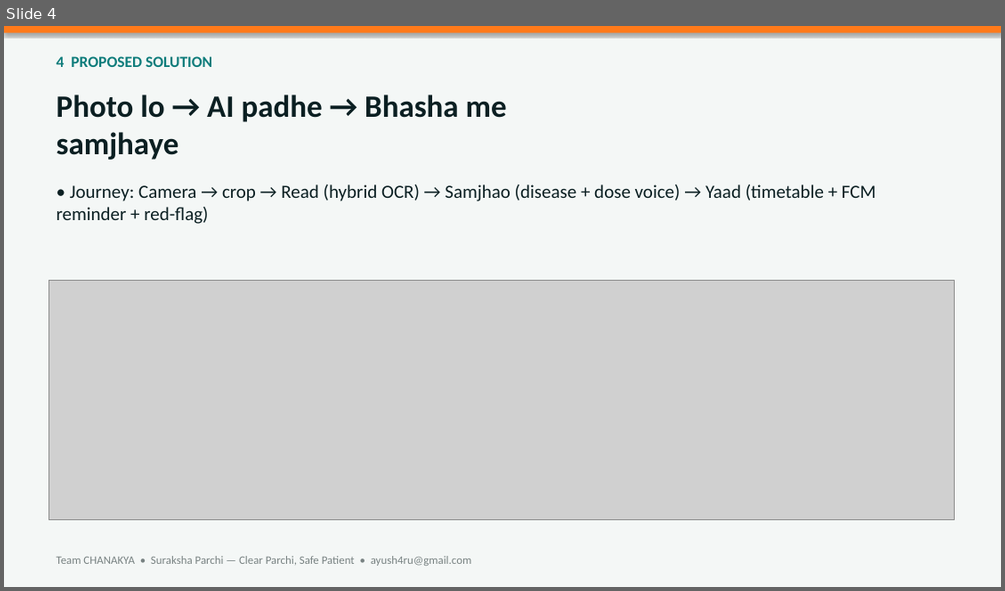
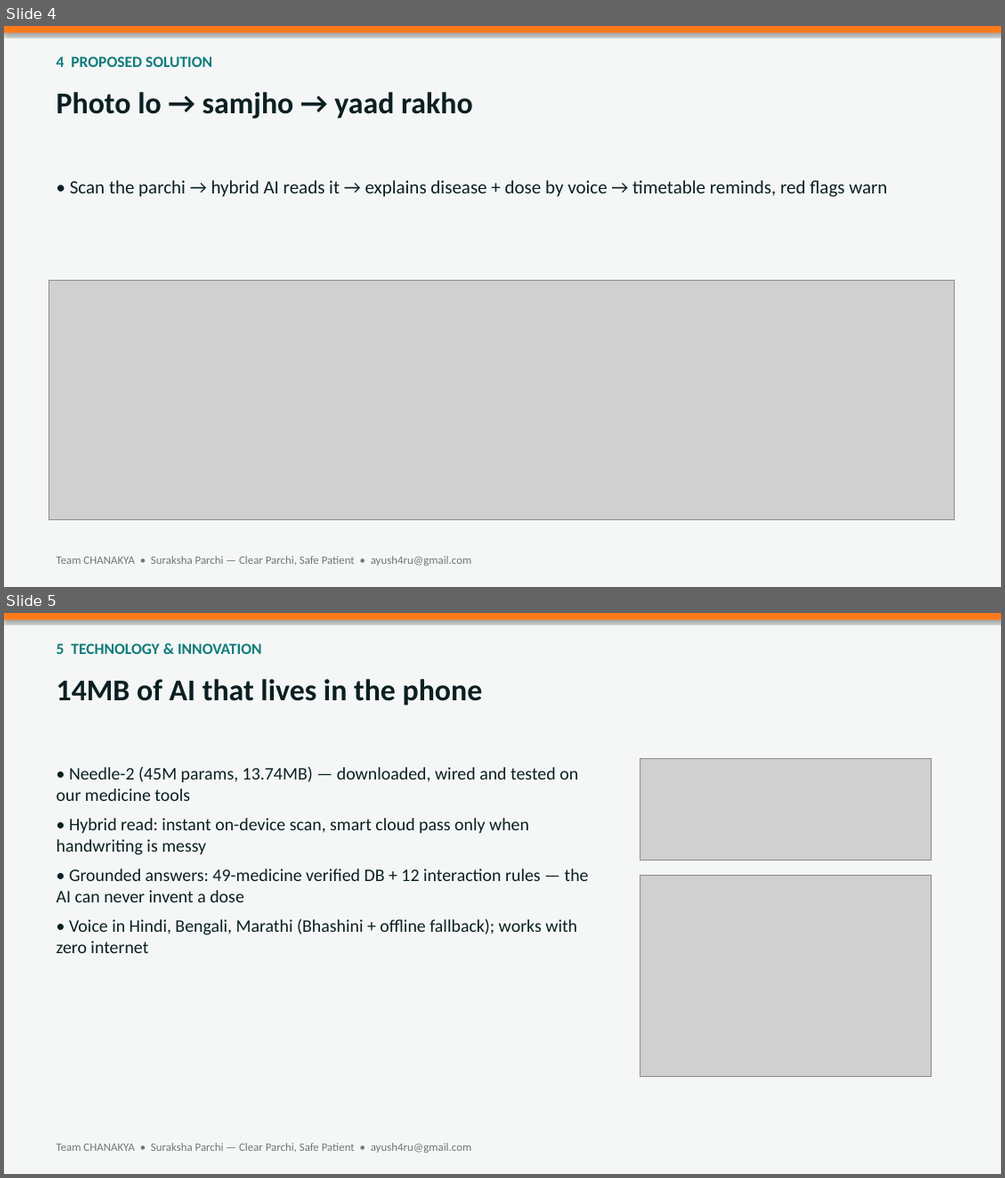
Before and after one commit to Sentinal-Corporations/suraksha-sharthi, a slide deck: ppt/CHANAKYA_SurakshaParchi.pptx. Shown one above the other, each under a label of ours: slide 4 before the commit, slides 4 and 5 after it. The pictures are 1005x591 and 1005x1178 pixels, drawn with LibreOffice and Linux fonts; fonts in the diff are those of the drawing; grey boxes stand for pictures. Boxes give left, top, right and bottom in pixels: in the first picture for what was removed or moved away, otherwise in the second. Text is boxed around its words. In the diff, an @@ line names an element or a change of style, - is before the commit and + after.

```diff
--- a/ppt/CHANAKYA_SurakshaParchi.pptx
+++ b/ppt/CHANAKYA_SurakshaParchi.pptx
@@ slide 5 added at <box>4,613,1001,1174</box>, background #F4F7F6 @@
@@ rectangle added at <box>4,613,1001,620</box>, fill #FF7A1A @@
@@ text added at <box>57,643,262,654</box>, 15 pt, text #0E7C7B, bold @@
+5 TECHNOLOGY & INNOVATION
@@ text added at <box>57,679,483,706</box>, 29 pt, text #0B1F22, bold @@
+14MB of AI that lives in the phone
@@ text added at <box>57,766,589,953</box>, 17 pt, text #0B1F22 @@
+• Needle-2 (45M params, 13.74MB) — downloaded, wired and tested on our medicine tools
+• Hybrid read: instant on-device scan, smart cloud pass only when handwriting is messy
+• Grounded answers: 49-medicine verified DB + 12 interaction rules — the AI can never invent a dose
+• Voice in Hindi, Bengali, Marathi (Bhashini + offline fallback); works with zero internet
@@ picture added at <box>639,759,931,860</box> @@
@@ picture added at <box>639,875,931,1077</box> @@
@@ text added at <box>57,1143,472,1152</box>, 11 pt, text #6E7878 @@
+Team CHANAKYA • Suraksha Parchi — Clear Parchi, Safe Patient • ayush4ru@gmail.com
@@ slide 4 changed as well @@
@@ text at <box>57,92,473,119</box>: text changed; size 30 to 29 pt @@
-Photo lo → AI padhe → Bhasha me samjhaye
+Photo lo → samjho → yaad rakho
@@ text at <box>70,180,887,197</box>: text changed @@
-• Journey: Camera → crop → Read (hybrid OCR) → Samjhao (disease + dose voice) → Yaad (timetable + FCM reminder + red-flag)
+• Scan the parchi → hybrid AI reads it → explains disease + dose by voice → timetable reminds, red flags warn
```
Also in this commit, not shown: 10 other slides changed, 1 slide removed, 2 other files.
